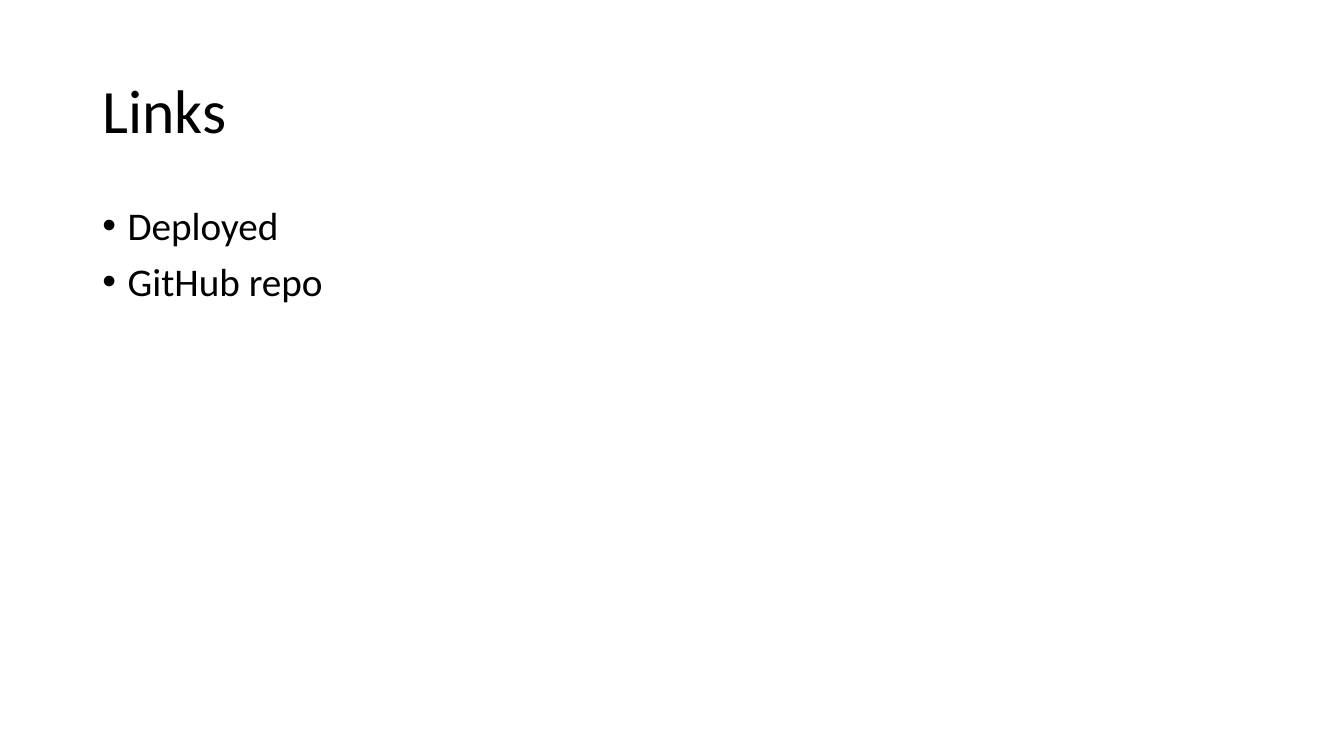
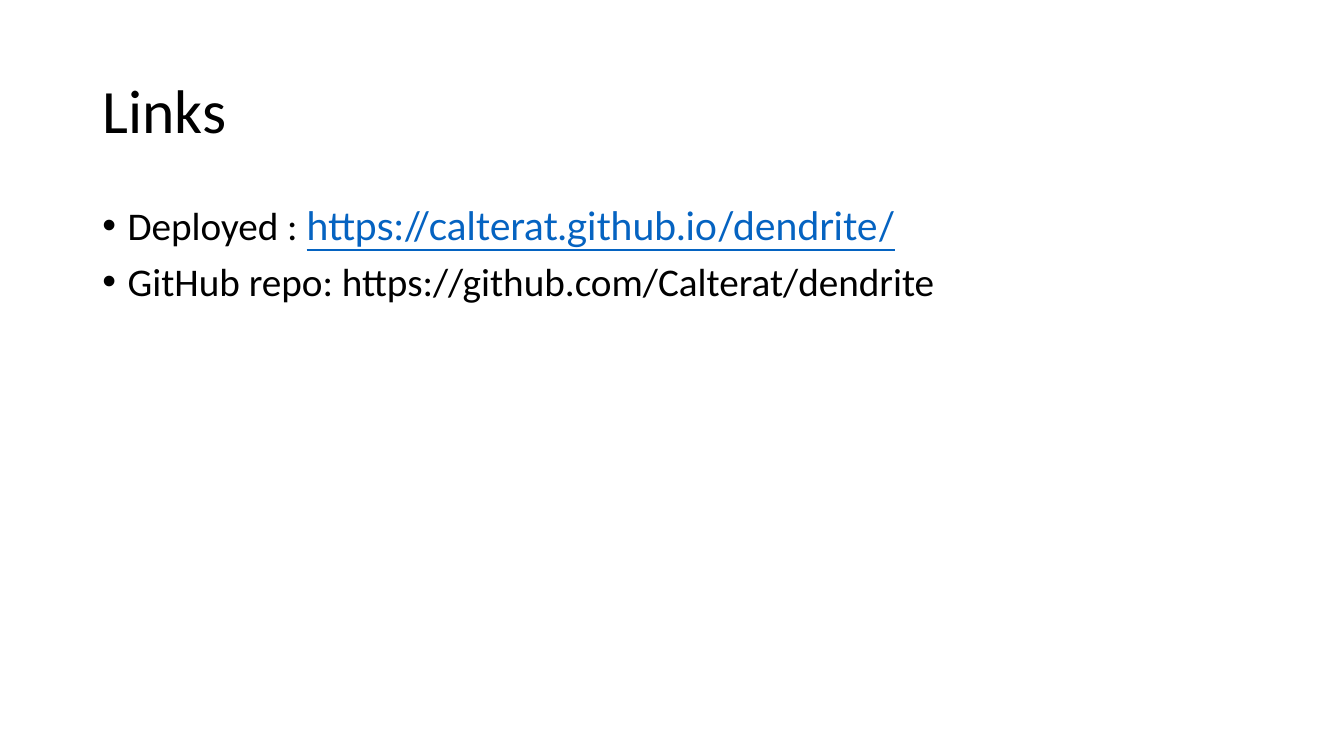
Before and after one commit to Calterat/dendrite, a slide deck: slide 7 of Project1 dendrite presentation.pptx. Drawn at 1344x756 pixels with LibreOffice and Linux fonts; fonts in the diff are those of the drawing. Boxes give left, top, right and bottom in pixels: in the first picture for what was removed or moved away, otherwise in the second. Text is boxed around its words. In the diff, an @@ line names an element or a change of style, - is before the commit and + after.

```diff
--- a/Project1 dendrite presentation.pptx
+++ b/Project1 dendrite presentation.pptx
@@ text at (128, 211, 934, 303): text changed @@
-• Deployed
-• GitHub repo
+• Deployed : https://calterat.github.io/dendrite/
+• GitHub repo: https://github.com/Calterat/dendrite
```
Also in this commit, not shown: 3 other slides changed, 1 slide added, 1 slide removed.
